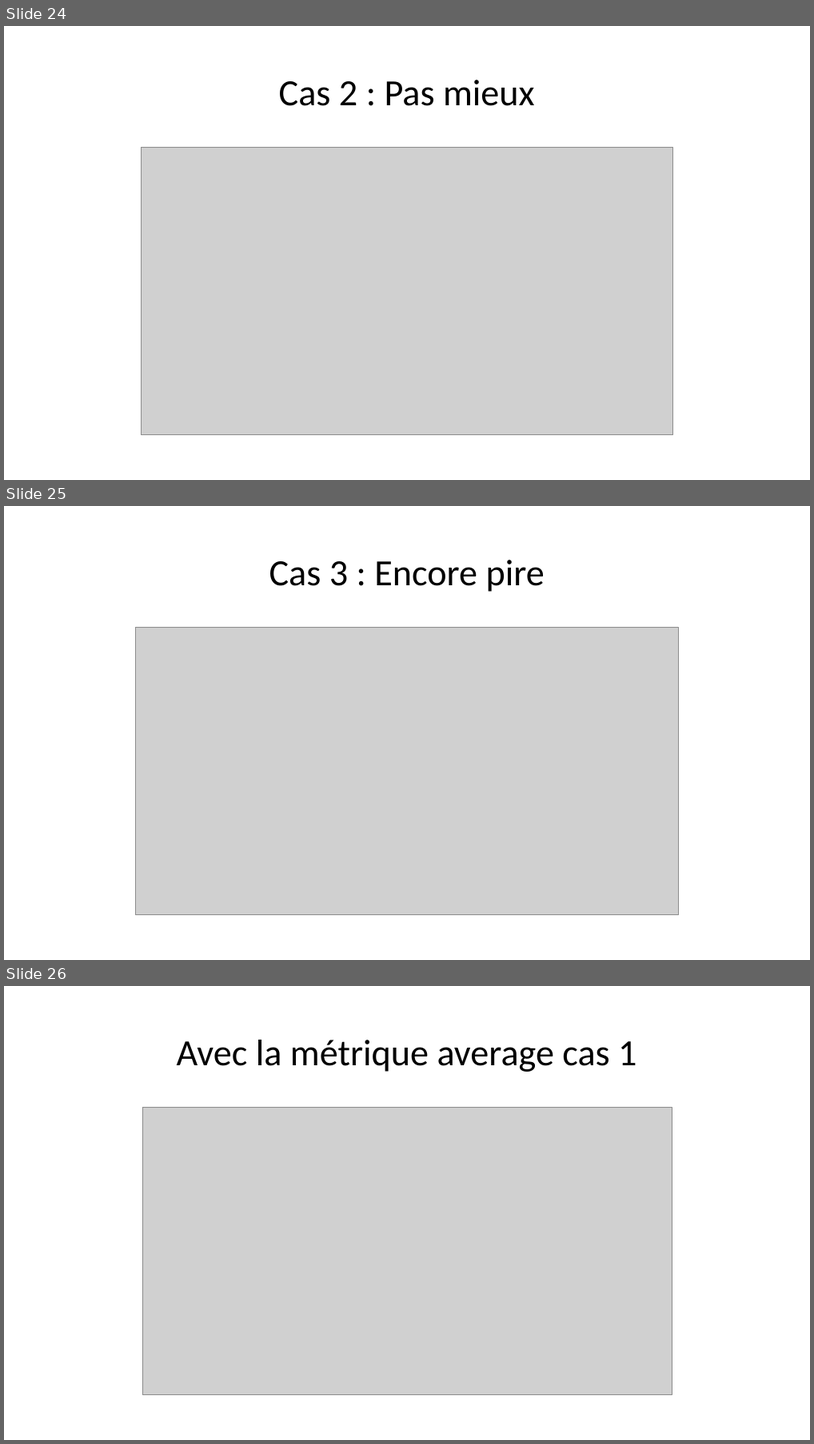
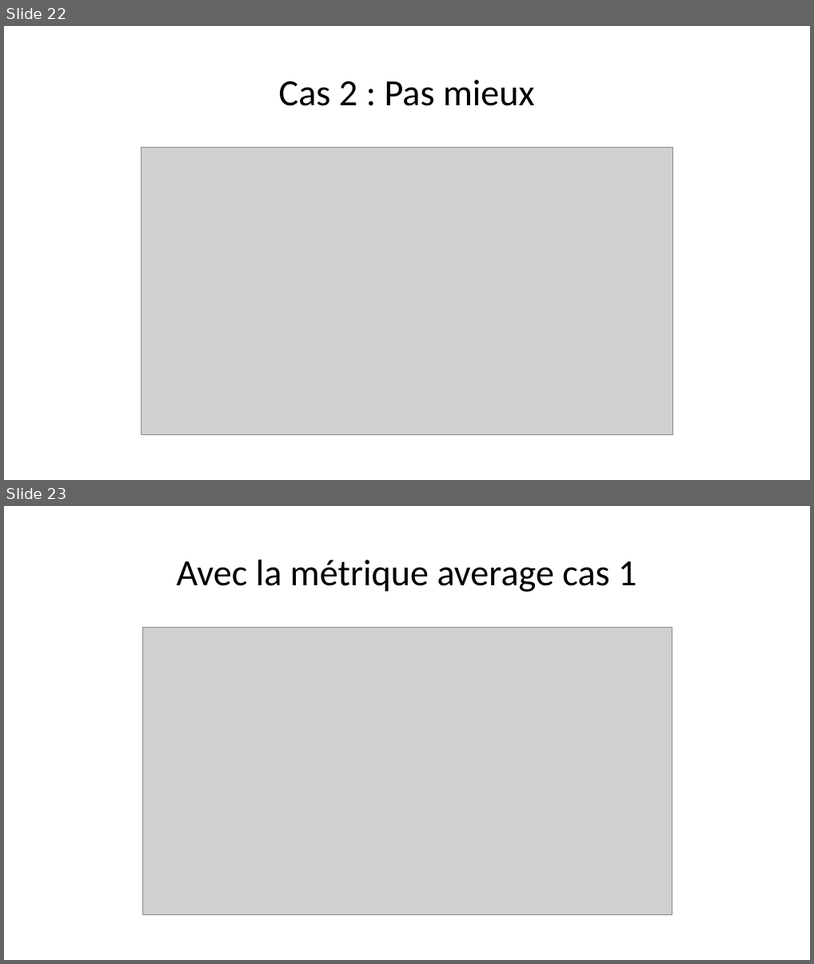
Before and after one commit to morganscao/Projet3, a slide deck: Rapport/Moteur de recommandations de films.pptx. Shown one above the other, each under a label of ours: slides 24, 25 and 26 before the commit, slides 22 and 23 after it. The pictures are 814x1444 and 814x964 pixels, drawn with LibreOffice and Linux fonts; fonts in the diff are those of the drawing; grey boxes stand for pictures. Boxes give left, top, right and bottom in pixels: in the first picture for what was removed or moved away, otherwise in the second. Text is boxed around its words. In the diff, an @@ line names an element or a change of style, - is before the commit and + after.

```diff
--- a/Rapport/Moteur de recommandations de films.pptx
+++ b/Rapport/Moteur de recommandations de films.pptx
@@ slide 25 removed at [4, 506, 810, 960], background #FFFFFF @@
@@ title removed at [270, 560, 545, 592] @@
-Cas 3 : Encore pire
@@ picture removed at [136, 627, 679, 915] @@
@@ what was slide 24 is now slide 22 @@
@@ what was slide 26 is now slide 23 @@
```
Also in this commit, not shown: 10 slides changed, 2 slides added, 4 other slides removed.
